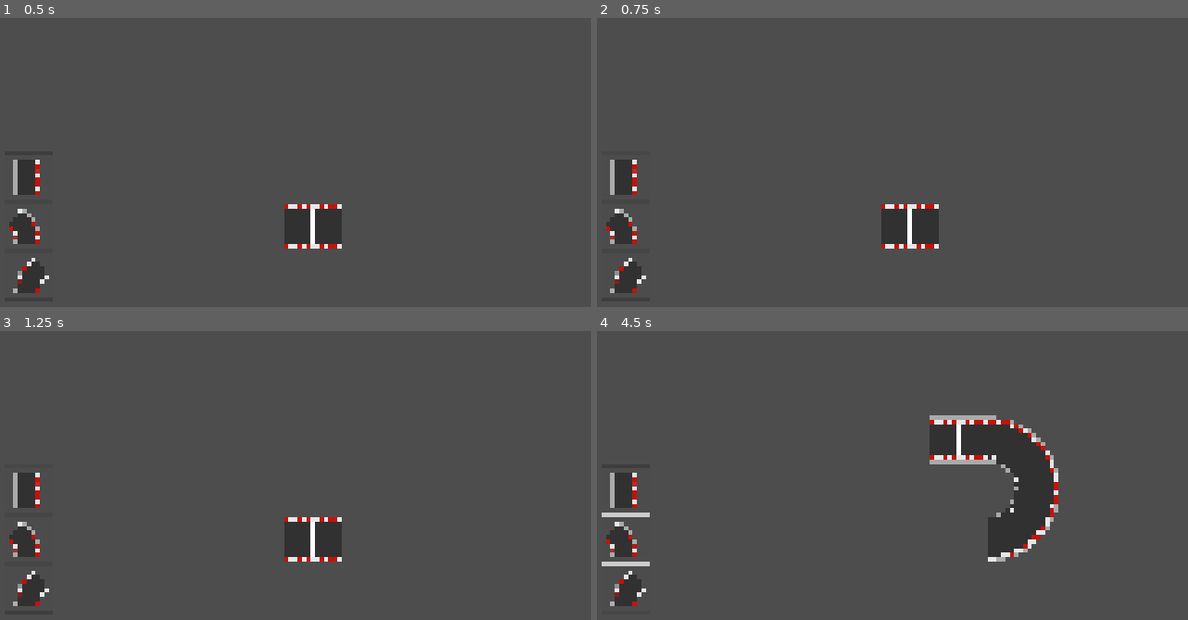
Above: before the commit, frames 1-4 (two rows, left to right).
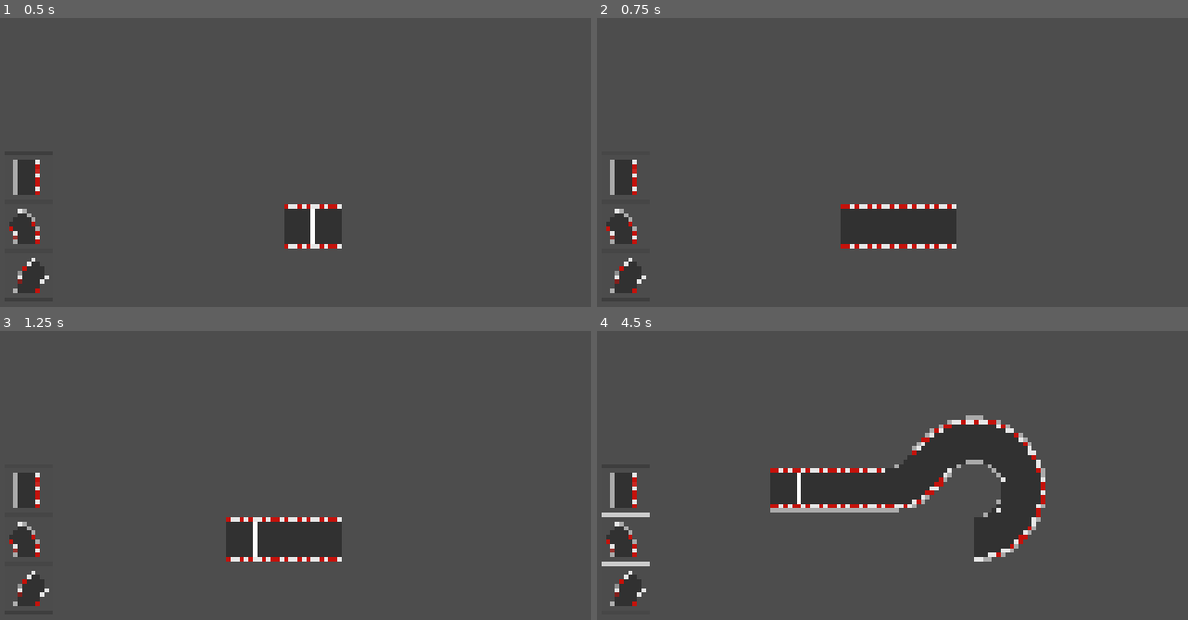
Above: after the commit, the same moments.

Repository: joelhari/my-racing-game
Game: Godot game, scene res://scenes/track_editor/track_editor.tscn
Same seed, same stepped clock (60 frames per second), same inputs: the game is played once before the commit and once after it. This scene is started directly instead of the project's main scene.
Inputs (mouse positions are in pixels of both pictures, inside the frame that each line leads up to):
- Up to frame 1 (0.5 s): no input
- Up to frame 2 (0.75 s): click (626, 176) at 0.5 s
- Up to frame 3 (1.25 s): no input
- Up to frame 4 (4.5 s): click (626, 539) at 1.25 s; click (626, 588) at 2 s; tap Enter (menu_confirm) at 2.75, 3.5, 4.25 s; hold D (menu_right) 2.78-3.53 s; hold S (break) 2.78-3.53 s; hold F (shift_down) 3.53-4.28 s; tap Down (look_back) at 3.6 s; hold D (menu_right) from 4.28 s (still down); tap Up (look_forward) at 4.35 s

Frame 1 is identical in both runs. In frame 2, 1.8% of the frame differs, in the area x 41-61%, y 64-80%; in frame 3, 1.6%; in frame 4, 8.0%, in the area x 29-79%, y 29-80%.

Commit message:
impl. track editor saving and loading

Diff:
--- /dev/null
+++ b/scenes/track_editor/storage_service.gd
@@ -0,0 +1,135 @@
+class_name StorageService
+extends Object
+
+# ----- Storage Service ------------------------------------------------------ #
+#
+# Save file format:
+#     line 1: Start Finish Line => Dictionary[String, any]
+#     line 2: Roads Placed => Dictionary[int, Array] = {
+#                 location_id: [scene_file_path, rotation_deg_y]
+#             }
+#     line 3: Roads Placed Stack => Array[int] = [location_id, ...]
+
+
+
+var road_scenes: Dictionary[String, PackedScene] = {
+    "res://objects/roads/road_straight.tscn": preload("res://objects/roads/road_straight.tscn"),
+    "res://objects/roads/road_curve_left.tscn": preload("res://objects/roads/road_curve_left.tscn"),
+    "res://objects/roads/road_curve_right.tscn": preload("res://objects/roads/road_curve_right.tscn"),
+}
+
+
+func save_track(
+    start_finish_line: Node3D,
+    roads_placed: Dictionary[int, Road],
+    roads_placed_stack: Array[int]
+) -> void:
+    var save_file = FileAccess.open("user://savegame.save", FileAccess.WRITE)
+
+    if start_finish_line.scene_file_path.is_empty():
+        print("persistent node '%s' is not an instanced scene, skipped" % start_finish_line.name)
+        return
+    var start_finish_line_data: Dictionary = {
+        "scene_file_path": start_finish_line.scene_file_path,
+        "global_position_x": start_finish_line.global_position.x,
+        "global_position_y": start_finish_line.global_position.y,
+        "global_position_z": start_finish_line.global_position.z,
+        "global_rotation_y": start_finish_line.global_rotation.y
+    }
+    save_file.store_line(JSON.stringify(start_finish_line_data))
+
+    var placed_roads_data: Dictionary[int, Array] = {}
+    for location_id in roads_placed:
+        var road: Road = roads_placed.get(location_id)
+        if road.scene_file_path.is_empty():
+            print("persistent node '%s' is not an instanced scene, skipped" % road.name)
+            continue
+        placed_roads_data.set(
+            location_id,
+            [road.scene_file_path, int(round(road.rotation_degrees.y))])
+    save_file.store_line(JSON.stringify(placed_roads_data))
+
+    save_file.store_line(JSON.stringify(roads_placed_stack))
+
+
+func load_track(track_node: Node3D) -> Array:
+    if not FileAccess.file_exists("user://savegame.save"):
+        return [] # Error! We don't have a save to load.
+
+    var save_file = FileAccess.open("user://savegame.save", FileAccess.READ)
+
+    # ----- Line 1: start_finish_line
+    var json_string = save_file.get_line()
+    var json = JSON.new()
+    var parse_result = json.parse(json_string)
+    if not parse_result == OK:
+        print("JSON Parse Error: ", json.get_error_message(), " in ", json_string, " at line ", json.get_error_line())
+        return []
+
+    var start_finish_line: Node3D = _load_start_finish_line(track_node, json)
+
+    # ----- Line 2: roads_placed
+    json_string = save_file.get_line()
+    json = JSON.new()
+    parse_result = json.parse(json_string)
+    if not parse_result == OK:
+        print("JSON Parse Error: ", json.get_error_message(), " in ", json_string, " at line ", json.get_error_line())
+        return []
+
+    var roads_placed: Dictionary[int, Road] = _load_roads_placed(track_node, json)
+
+    # ----- Line 3: roads_placed_stack
+    json_string = save_file.get_line()
+    json = JSON.new()
+    parse_result = json.parse(json_string)
+    if not parse_result == OK:
+        print("JSON Parse Error: ", json.get_error_message(), " in ", json_string, " at line ", json.get_error_line())
+        return []
+
+    var roads_placed_stack: Array[int] = _load_roads_placed_stack(json)
+
+    return [start_finish_line, roads_placed, roads_placed_stack]
+
+
+func _load_start_finish_line(track_node: Node3D, json: JSON) -> Node3D:
+    var save_data: Dictionary = json.data
+    print(save_data)
+
+    var start_finish_line: Node3D = load(save_data.get("scene_file_path")).instantiate()
+    track_node.add_child(start_finish_line)
+    start_finish_line.global_position.x = float(save_data.get("global_position_x"))
+    start_finish_line.global_position.y = float(save_data.get("global_position_y"))
+    start_finish_line.global_position.z = float(save_data.get("global_position_z"))
+    start_finish_line.global_rotation.y = float(save_data.get("global_rotation_y"))
+
+    return start_finish_line
+
+
+func _load_roads_placed(track_node: Node3D, json: JSON) -> Dictionary[int, Road]:
+    var save_data: Dictionary = json.data
+    var roads_placed: Dictionary[int, Road] = {}
+
+    for location_id_str in save_data:
+        var scene_file_path: String = save_data.get(location_id_str).get(0)
+        var rotation_deg_y: int = save_data.get(location_id_str).get(1)
+
+        var road: Road = road_scenes.get(scene_file_path).instantiate()
+        track_node.add_child(road)
+        road.global_rotation_degrees.y = rotation_deg_y
+        road.global_position = TrackEditorUtils.hex_coords_to_world_coords(
+            TrackEditorUtils.location_id_to_hex_coordinates(
+                int(location_id_str)))
+
+        roads_placed.set(int(location_id_str), road)
+
+    return roads_placed
+
+
+func _load_roads_placed_stack(json: JSON) -> Array[int]:
+    var save_data: Array = json.data
+    var roads_placed_stack: Array[int] = []
+
+    for location_id_str in save_data:
+        roads_placed_stack.append(int(location_id_str))
+
+    return roads_placed_stack
--- a/scenes/track_editor/track_editor.gd
+++ b/scenes/track_editor/track_editor.gd
@@ -1,26 +1,32 @@
 extends Node3D
 
 
-@export var grid_size: float = 8.0
 @export var camera_speed: float = 50.0
 
 @onready var camera: Camera3D = $Camera3D
 @onready var track: Node3D = $Track
 
-var roads: Array[PackedScene] = [
+var road_scenes: Array[PackedScene] = [
     preload("res://objects/roads/road_straight.tscn"),
     preload("res://objects/roads/road_curve_left.tscn"),
     preload("res://objects/roads/road_curve_right.tscn"),
 ]
+var roads_placed: Dictionary[int, Road] = {}
+var roads_placed_stack: Array[int] = []
+var location_blocked: bool = false
+var start_finish_line: Node3D
 
 var start_finish_line_scene = preload("res://objects/timing/start_finish_line.tscn")
 
-var cursor_coordinates: Vector2i = Vector2i.ZERO
+var cursor_coordinates: Vector2i = Vector2i(
+    TrackEditorUtils.hex_coordinates_offset.x,
+    TrackEditorUtils.hex_coordinates_offset.y)
 var cursor_rotation: int = 0
 var selected_road_idx: int = 0
-var sqrt_three: float = sqrt(3)
 var camera_height: float = 4.0
 var camera_target_position: Vector3 = Vector3(0.0, camera_height, 0.0)
+
+var storage_service: StorageService
 
 var rotation_to_next_coords_map: Dictionary[int, Vector2i] = {
     0: Vector2i(1, 0),
@@ -33,14 +39,16 @@
 
 
 func on_select_road(idx: int) -> void:
-    selected_road_idx = idx
+    _place_road_at_cursor(idx)
 
 
 func _ready() -> void:
-    for road in roads:
-        assert(road.can_instantiate())
+    for road_scene in road_scenes:
+        assert(road_scene.can_instantiate())
+
+    storage_service = StorageService.new()
     _place_start_finish_line_at_cursor()
-    _place_selected_road_at_cursor()
+    _place_road_at_cursor(0)
 
 
 func _process(delta: float) -> void:
@@ -52,39 +60,114 @@
     if event.is_action_pressed("menu_left"):
         pass
     elif event.is_action_pressed("menu_right"):
+        print(track.get_child_count())
         pass
     elif event.is_action_pressed("menu_up"):
+        storage_service.save_track(start_finish_line, roads_placed, roads_placed_stack)
+    elif event.is_action_pressed("menu_down"):
+        _load_saved_track()
+    elif event.is_action_pressed("menu_confirm"):
         pass
-    elif event.is_action_pressed("menu_down"):
-        pass
-    elif event.is_action_pressed("menu_confirm"):
-        _place_selected_road_at_cursor()
     elif event.is_action_pressed("menu_cancel"):
-        pass
+        _remove_last_placed_road()
         #var viewport = camera.get_viewport()
         #var img = viewport.get_texture().get_image()
         #img.save_png('res://road_curve_left.png')
 
 
-func _place_start_finish_line_at_cursor() -> void:
-    var sf_line: Node3D = start_finish_line_scene.instantiate()
-    track.add_child(sf_line)
-    sf_line.global_position = _get_world_coordinates(cursor_coordinates)
-    sf_line.global_rotation = Vector3(0.0, cursor_rotation + PI/2.0, 0.0)
+func _load_saved_track() -> void:
+    var remove_roads: Array[Node] = track.get_children()
+
+    var res: Array = storage_service.load_track(track)
+    if not res or res.size() != 3:
+        print("Error loading saved track!")
+        return
+
+    for node in remove_roads:
+        node.queue_free()
+
+    start_finish_line = res.get(0)
+    roads_placed = res.get(1)
+    roads_placed_stack = res.get(2)
+
+    var location_id: int = roads_placed_stack.back()
+    if location_id:
+        var hex_coords: Vector2i = TrackEditorUtils.location_id_to_hex_coordinates(location_id)
+        var road: Road = roads_placed.get(location_id)
+        _set_cursor_coordinates(hex_coords)
+        _set_cursor_rotation(int(round(road.rotation_degrees.y)))
+        _update_cursor_rotation(road.road_angle)
+        _update_cursor_coordinates()
+        _move_camera_to_cursor()
 
 
-func _place_selected_road_at_cursor() -> void:
-    var road: Road = roads.get(selected_road_idx).instantiate()
+func _place_start_finish_line_at_cursor() -> void:
+    start_finish_line = start_finish_line_scene.instantiate()
+    track.add_child(start_finish_line)
+    start_finish_line.global_position = TrackEditorUtils.hex_coords_to_world_coords(cursor_coordinates)
+    start_finish_line.global_rotation = Vector3(0.0, cursor_rotation + PI/2.0, 0.0)
+
+
+func _place_road_at_cursor(road_idx: int) -> void:
+    if location_blocked:
+        return
+    var road: Road = road_scenes.get(road_idx).instantiate()
+
+    print(road_scenes.get(road_idx).resource_path)
+    print(road.scene_file_path)
+
     track.add_child(road)
-    road.global_position = _get_world_coordinates(cursor_coordinates)
+    road.global_position = TrackEditorUtils.hex_coords_to_world_coords(cursor_coordinates)
     road.global_rotation = Vector3(0.0, deg_to_rad(cursor_rotation), 0.0)
+    _add_road_to_placed_roads(road, cursor_coordinates)
     _update_cursor_rotation(road.road_angle)
     _update_cursor_coordinates()
     _move_camera_to_cursor()
 
 
+func _remove_last_placed_road() -> void:
+    var res = _pop_road_from_placed_roads()
+    if not res:
+        print("No road to remove!")
+        return
+
+    var road: Road = res.get("road")
+    var hex_coords: Vector2i = res.get("hex_coords")
+
+    _set_cursor_coordinates(hex_coords)
+    _update_cursor_rotation(-road.road_angle)
+    _move_camera_to_cursor()
+
+    road.queue_free()
+
+
+func _add_road_to_placed_roads(road: Road, hex_coords: Vector2i) -> void:
+    var location_id: int = TrackEditorUtils.hex_coordinates_to_location_id(hex_coords)
+    assert(not roads_placed.has(location_id))
+    roads_placed.set(location_id, road)
+    roads_placed_stack.push_back(location_id)
+
+
+func _pop_road_from_placed_roads() -> Dictionary:
+    if roads_placed_stack.size() <= 1:
+        return {}
+
+    var location_id: int = roads_placed_stack.pop_back()
+    assert(roads_placed.has(location_id))
+    var hex_coords: Vector2i = TrackEditorUtils.location_id_to_hex_coordinates(location_id)
+    var road: Road = roads_placed.get(location_id)
+    roads_placed.erase(location_id)
+    return {
+        "road": road,
+        "hex_coords": hex_coords
+    }
+
 func _update_cursor_rotation(road_angle: int) -> void:
-    cursor_rotation += road_angle
+    _set_cursor_rotation(cursor_rotation + road_angle)
+
+
+func _set_cursor_rotation(rotation: int) -> void:
+    cursor_rotation = rotation
     if cursor_rotation < 0:
         cursor_rotation += 360
     elif cursor_rotation > 359:
@@ -93,15 +176,19 @@
 
 func _update_cursor_coordinates() -> void:
     cursor_coordinates += rotation_to_next_coords_map.get(int(cursor_rotation))
+    location_blocked = _is_location_blocked(cursor_coordinates)
+
+
+func _set_cursor_coordinates(hex_coords: Vector2i) -> void:
+    cursor_coordinates = hex_coords
+    location_blocked = _is_location_blocked(cursor_coordinates)
+
+
+func _is_location_blocked(hex_coords: Vector2i) -> bool:
+    var location_id: int = TrackEditorUtils.hex_coordinates_to_location_id(hex_coords)
+    return roads_placed.has(location_id)
 
 
 func _move_camera_to_cursor() -> void:
-    camera_target_position = _get_world_coordinates(cursor_coordinates)
+    camera_target_position = TrackEditorUtils.hex_coords_to_world_coords(cursor_coordinates)
     camera_target_position.y = camera_height
-
-
-func _get_world_coordinates(coordinates: Vector2i) -> Vector3:
-    var world_coordinates: Vector3 = Vector3.ZERO
-    world_coordinates.x = (coordinates.x + coordinates.y / 2.0) * grid_size * sqrt_three
-    world_coordinates.z = coordinates.y * 1.5 * grid_size
-    return world_coordinates
--- /dev/null
+++ b/scenes/track_editor/track_editor_utils.gd
@@ -0,0 +1,27 @@
+class_name TrackEditorUtils
+extends Object
+
+
+static var grid_size: float = 8.0
+static var sqrt_three: float = sqrt(3)
+static var hex_coordinates_offset: Vector2i = Vector2i(10_000, 10_000)
+
+
+static func hex_coords_to_world_coords(hex_coords: Vector2i) -> Vector3:
+    var hex_coords_without_offset = hex_coords - TrackEditorUtils.hex_coordinates_offset
+    var world_coordinates: Vector3 = Vector3.ZERO
+    world_coordinates.x = (hex_coords_without_offset.x + hex_coords_without_offset.y / 2.0) * TrackEditorUtils.grid_size * TrackEditorUtils.sqrt_three
+    world_coordinates.z = hex_coords_without_offset.y * 1.5 * TrackEditorUtils.grid_size
+    return world_coordinates
+
+
+static func hex_coordinates_to_location_id(hex_coords: Vector2i) -> int:
+    var location_id: int = (hex_coords.x << 16) | hex_coords.y
+    return location_id
+
+
+static func location_id_to_hex_coordinates(location_id: int) -> Vector2i:
+    var hex_coords: Vector2i = Vector2i(
+        (location_id >> 16) & 0b1111111111111111,
+        location_id & 0b1111111111111111)
+    return hex_coords
Not shown, added: scenes/track_editor/storage_service.gd.uid
Not shown, added: scenes/track_editor/track_editor_utils.gd.uid
